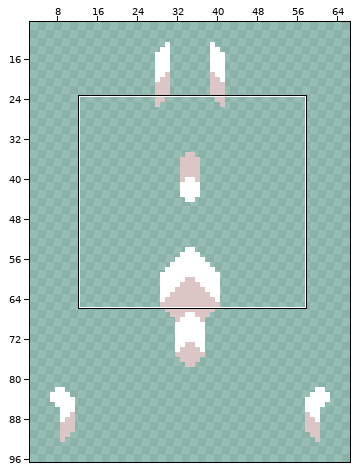
One commit to this sprite sheet: sprites/units/missile/LRML-missile-cell.png. Above: a wide view before the commit, with the close-up outlined.
Close-up. First the earlier version:
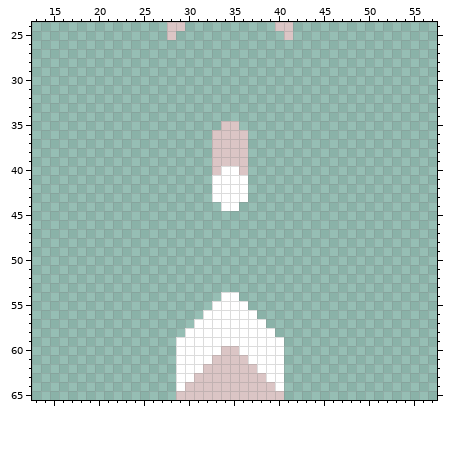
The file is 70x106 pixels. Shown: x 13..57, y 24..65. The wide view leaves out empty margins.
Once edited:
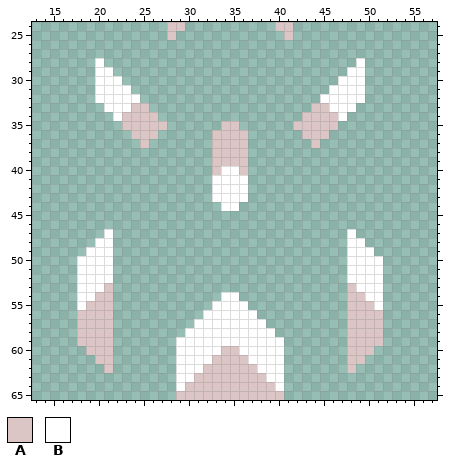
Palette (. is transparent): A #dbc5c5  B #ffffff
Change:
Changed rows in their new state; - is an unchanged pixel.
first column x 20:
28 B----------------------------B
29 BB--------------------------BB
30 BBB------------------------BBB
31 BBBB----------------------BBBB
32 BBBBB--------------------BBBBB
33 -BBBAA------------------AABBB-
34 --BAAAA----------------AAAAB--
35 ---AAAAA--------------AAAAA---
36 ----AAA----------------AAA----
37 -----A------------------A-----
first column x 18:
47 ---B--------------------------B---
48 --BB--------------------------BB--
49 -BBB--------------------------BBB-
50 BBBB--------------------------BBBB
51 BBBB--------------------------BBBB
52 BBBB--------------------------BBBB
53 BBBA--------------------------ABBB
54 BBAA--------------------------AABB
55 BAAA--------------------------AAAB
56 AAAA--------------------------AAAA
57 AAAA--------------------------AAAA
58 AAAA--------------------------AAAA
59 AAAA--------------------------AAAA
60 -AAA--------------------------AAA-
61 --AA--------------------------AA--
62 ---A--------------------------A---
Boxes around the changes in both close-ups, in picture pixels (x1, y1, x2, y2):
added: (95, 58, 167, 148)
added: (293, 58, 365, 148)
added: (77, 229, 113, 373)
added: (347, 229, 383, 373)
